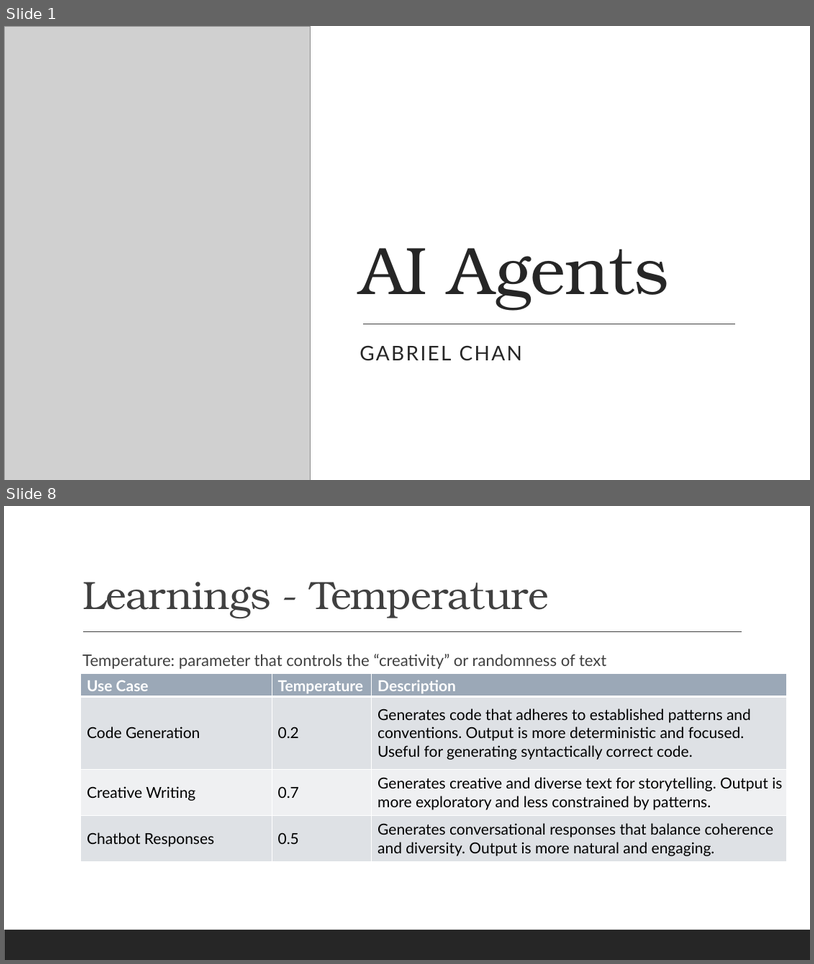
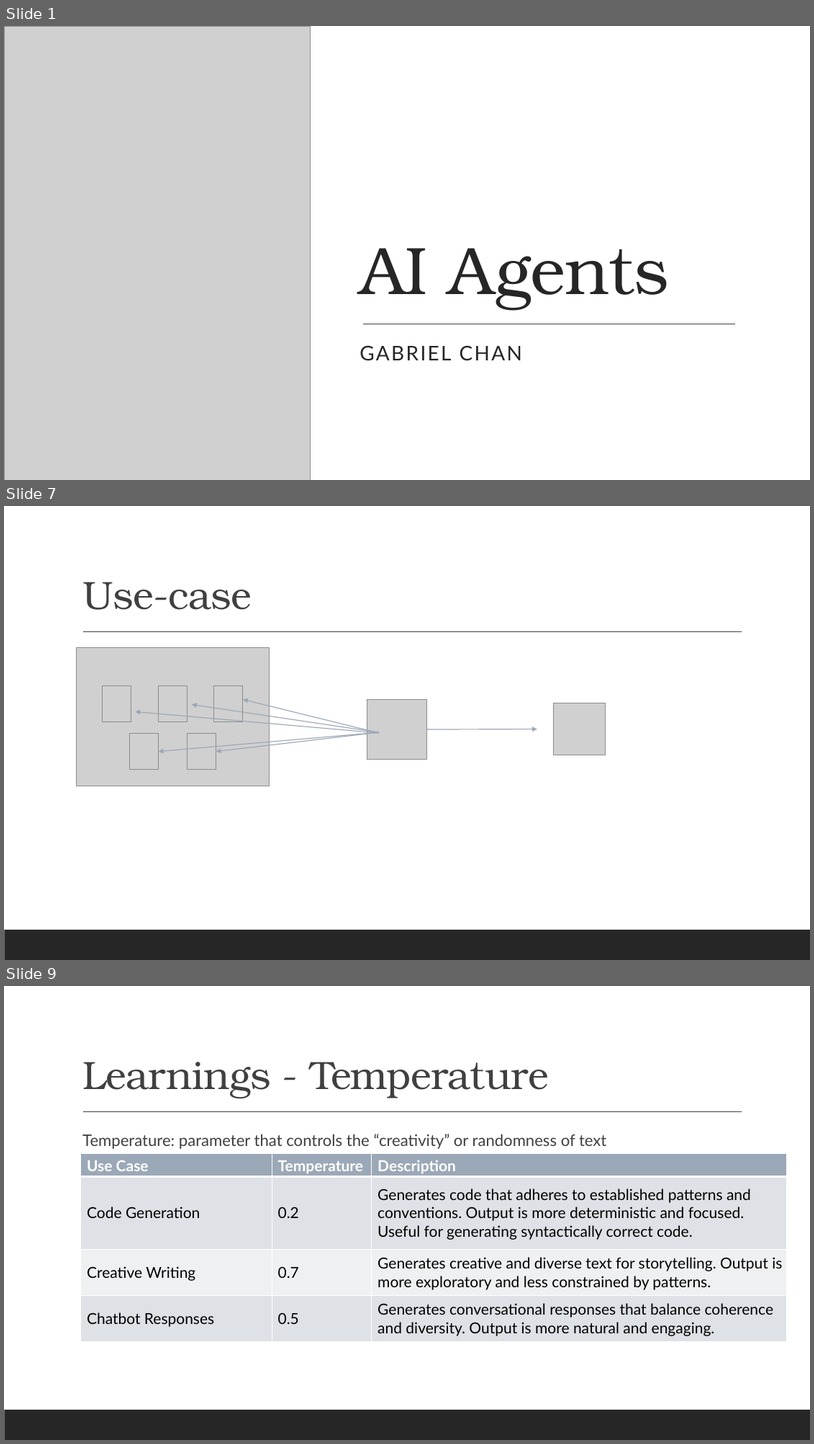
Before and after one commit to gabrielchanyk/pdf-ppt_agentic_workflow, a slide deck: AI Agents.pptx. Shown one above the other, each under a label of ours: slides 1 and 8 before the commit, slides 1, 7 and 9 after it; the slides between them are not shown. The pictures are 814x964 and 814x1444 pixels, drawn with LibreOffice and Linux fonts; fonts in the diff are those of the drawing; grey boxes stand for pictures. Boxes give left, top, right and bottom in pixels: in the first picture for what was removed or moved away, otherwise in the second. Text is boxed around its words. In the diff, an @@ line names an element or a change of style, - is before the commit and + after.

```diff
--- a/AI Agents.pptx
+++ b/AI Agents.pptx
@@ slide 7 added at <box>4,506,810,960</box>, background #FFFFFF; not listed: 2 template elements that a slide beside it also shows @@
@@ title added at <box>82,582,252,610</box>, 47 pt, text #404040 @@
+Use-case
@@ picture added at <box>76,648,269,785</box> @@
@@ picture added at <box>102,686,131,721</box> @@
@@ picture added at <box>158,686,188,721</box> @@
@@ picture added at <box>214,686,243,721</box> @@
@@ arrow added from (379, 733) to (243, 700), #9BA8B7 1 pt @@
@@ picture added at <box>368,700,427,759</box> @@
@@ arrow added from (379, 733) to (135, 712), #9BA8B7 1 pt @@
@@ arrow added from (379, 732) to (191, 705), #9BA8B7 1 pt @@
@@ picture added at <box>553,703,605,754</box> @@
@@ picture added at <box>130,734,159,769</box> @@
@@ arrow added from (379, 732) to (158, 751), #9BA8B7 1 pt @@
@@ picture added at <box>188,734,216,769</box> @@
@@ arrow added from (379, 732) to (216, 751), #9BA8B7 1 pt @@
@@ arrow added from (427, 729) to (538, 729), #9BA8B7 1 pt @@
@@ what was slide 8 is now slide 9 @@
```
Also in this commit, not shown: 5 slides changed, 4 other slides added, 4 slides removed.
